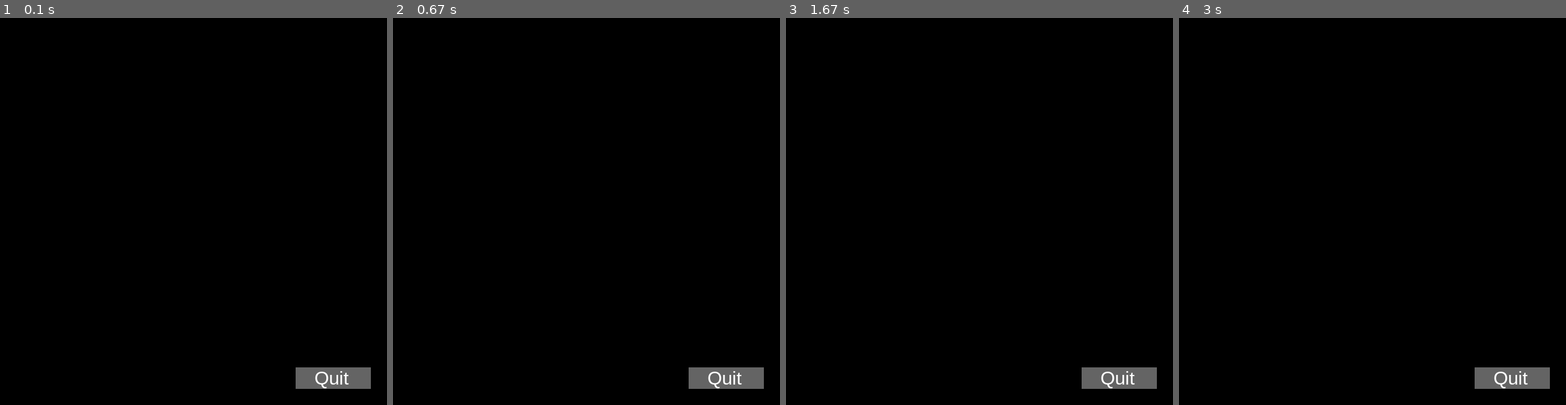
Above: before the commit, frames 1-4 (left to right).
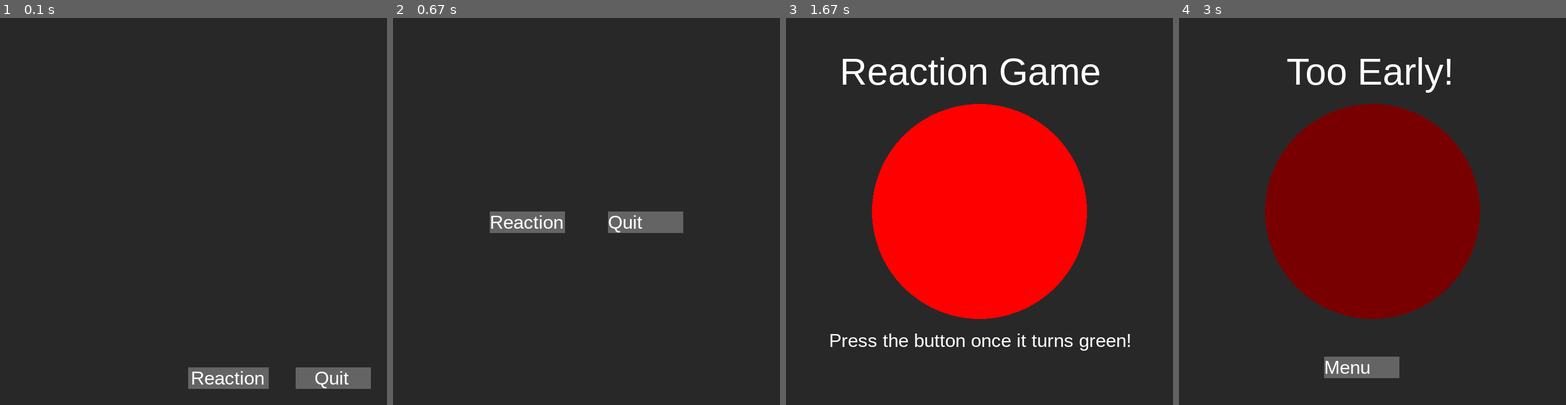
Above: after the commit, the same moments.

Repository: ILostTheGameAgain/High_Score_Tracker
Game: pygame game, started from high_score_tracker/main.py
Two runs of this game, one before a commit and one after it. Both use one fixed random seed, a clock stepped at 60 frames per second and the inputs below.
Inputs (mouse positions are in pixels of both pictures, inside the frame that each line leads up to):
- Up to frame 1 (0.1 s): no input
- Up to frame 2 (0.67 s): click (621, 377) at 0.38 s, where only the run after the commit has a clickable "Reaction"
- Up to frame 3 (1.67 s): click (886, 215) at 0.72 s
- Up to frame 4 (3 s): click (1353, 312) at 2.05 s

The runs differ from the first frame. In frame 1, 99% of the frame differs, in the area x 0-100%, y 0-100%; in frame 2, 100%; in frame 3, 100%; in frame 4, 100%.

Commit message:
eeeeeeeeee

Diff:
--- a/high_score_tracker/main.py
+++ b/high_score_tracker/main.py
@@ -16,6 +16,18 @@
 "text_offset": 35,
 "text_color": (255,255,255)
 }
+reaction_button = {
+"width" : 150, # width of the button
+"height" : 40, # height of the button
+"StartPos": {"x" : 350 ,"y" : 650}, # Top left is 0,0
+"text": "Reaction",
+"font": "Arial",
+"fontsize": 35,
+"hover_color": (170,170,170),
+"main_color": (100,100,100) ,
+"text_offset": 5,
+"text_color": (255,255,255)
+}
 
 pygame.display.set_mode((720,720))
 
@@ -25,7 +37,10 @@
 
         mouse = pygame.mouse.get_pos()
 
+        screen.fill((40,40,40))
+
         button(quit_button)
+        button(reaction_button)
 
         for ev in pygame.event.get():
             if ev.type == pygame.QUIT:
@@ -38,8 +53,9 @@
                     pygame.quit()
                     running = False
                     break
-
+                if reaction_button['StartPos']['x'] <= mouse[0] <= reaction_button['StartPos']['x']+reaction_button['width'] and reaction_button['StartPos']['y'] <= mouse[1] <= reaction_button['StartPos']['y']+reaction_button['height']: # Checking in this range for clicking the button
+                    reaction_game()
+                    break
         if run:
             pygame.display.update()
-        button(quit_button)
 main()
--- a/high_score_tracker/math_quiz.py
+++ b/high_score_tracker/math_quiz.py
@@ -0,0 +1,30 @@
+import pygame
+import random
+from base_pygame import *
+import sys
+
+quit_button = {
+"width" : 140, # width of the button
+"height" : 40, # height of the button
+"StartPos": {"x" : 400 ,"y" : 360}, # Top left is 0,0
+"text": "Quit",
+"font": "Arial",
+"fontsize": 35,
+"hover_color": (170,170,170),
+"main_color": (100,100,100) ,
+"text_offset": 0,
+"text_color": (255,255,255)
+}
+
+menu_button = {
+"width" : 140, # width of the button
+"height" : 40, # height of the button
+"StartPos": {"x" :  270,"y" : 630}, # Top left is 0,0
+"text": "Menu",
+"font": "Arial",
+"fontsize": 35,
+"hover_color": (170,170,170),
+"main_color": (100,100,100),
+"text_offset": 0,
+"text_color": (255,255,255)
+}
